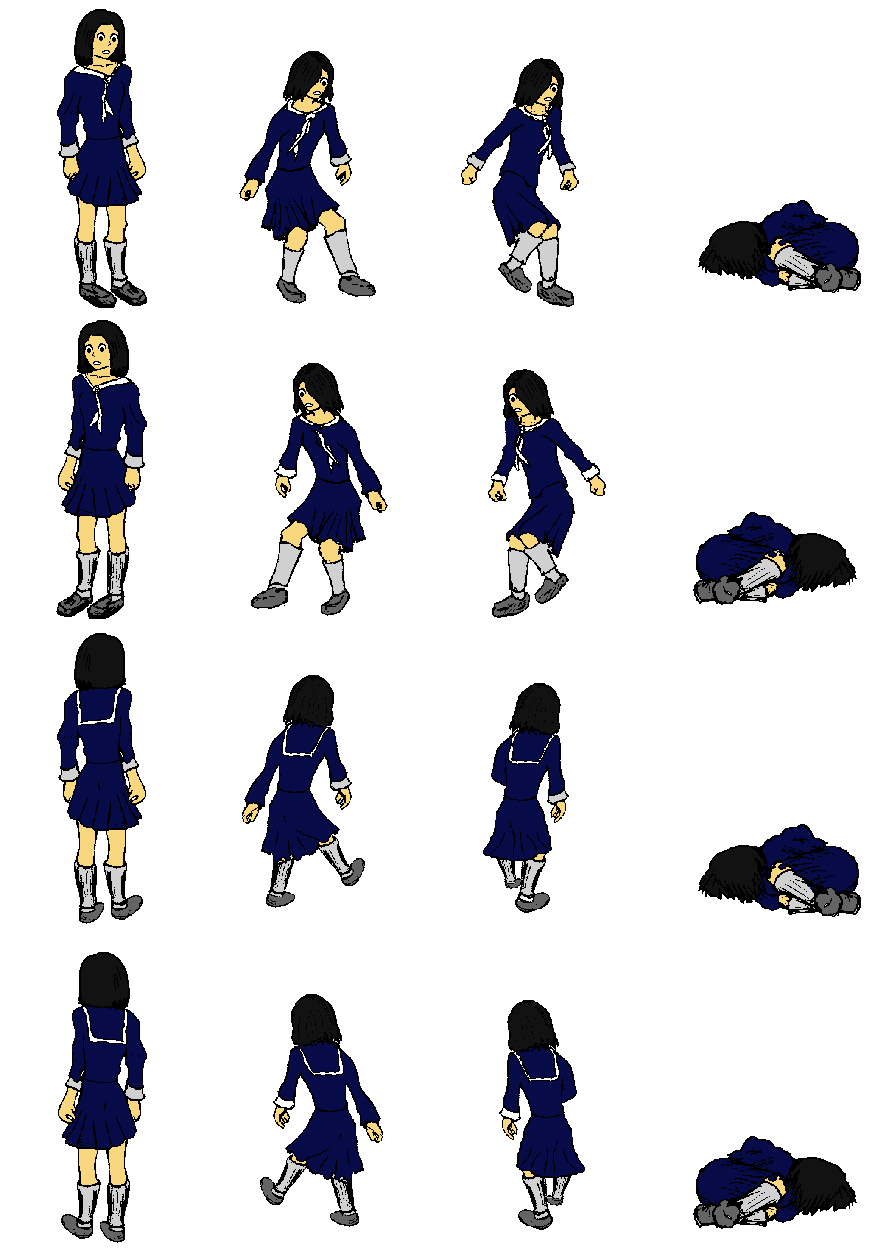
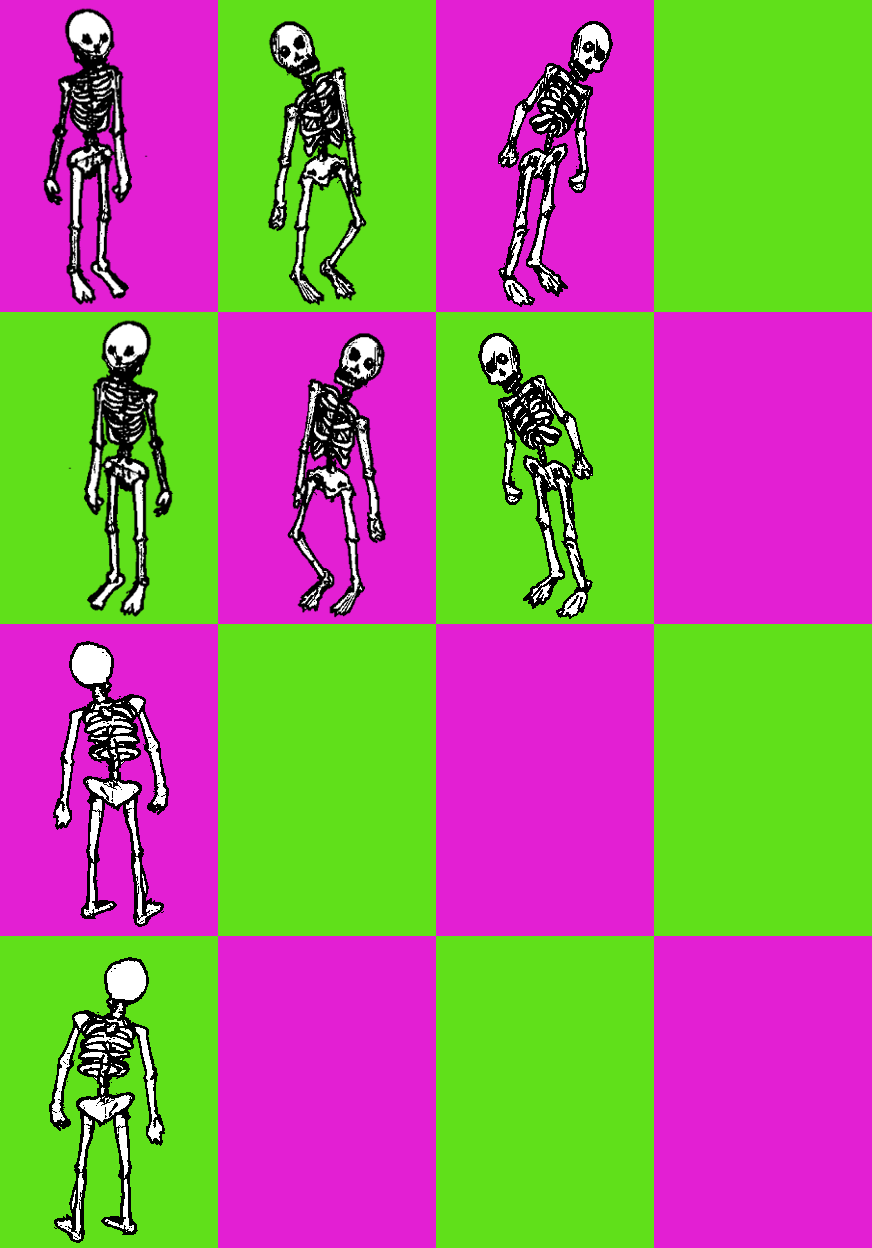
Layers edited between the first and the second 872px x 1248px image:
added layer "skeleton" above "cleaverguy" over [42, 7, 613, 1243]
hid "tactics_in_distress00.png" over [56, 9, 861, 1243]
showed "Layer" over [0, 0, 872, 1248]
